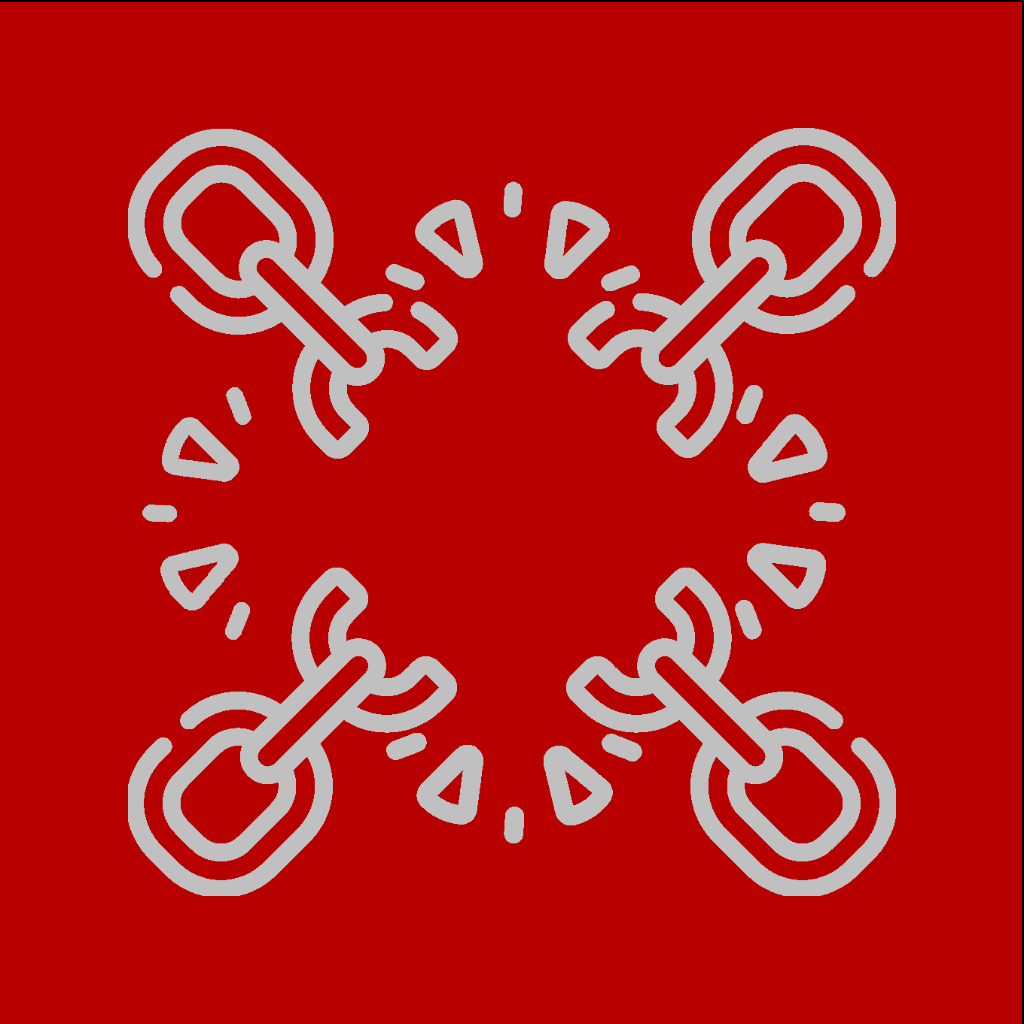
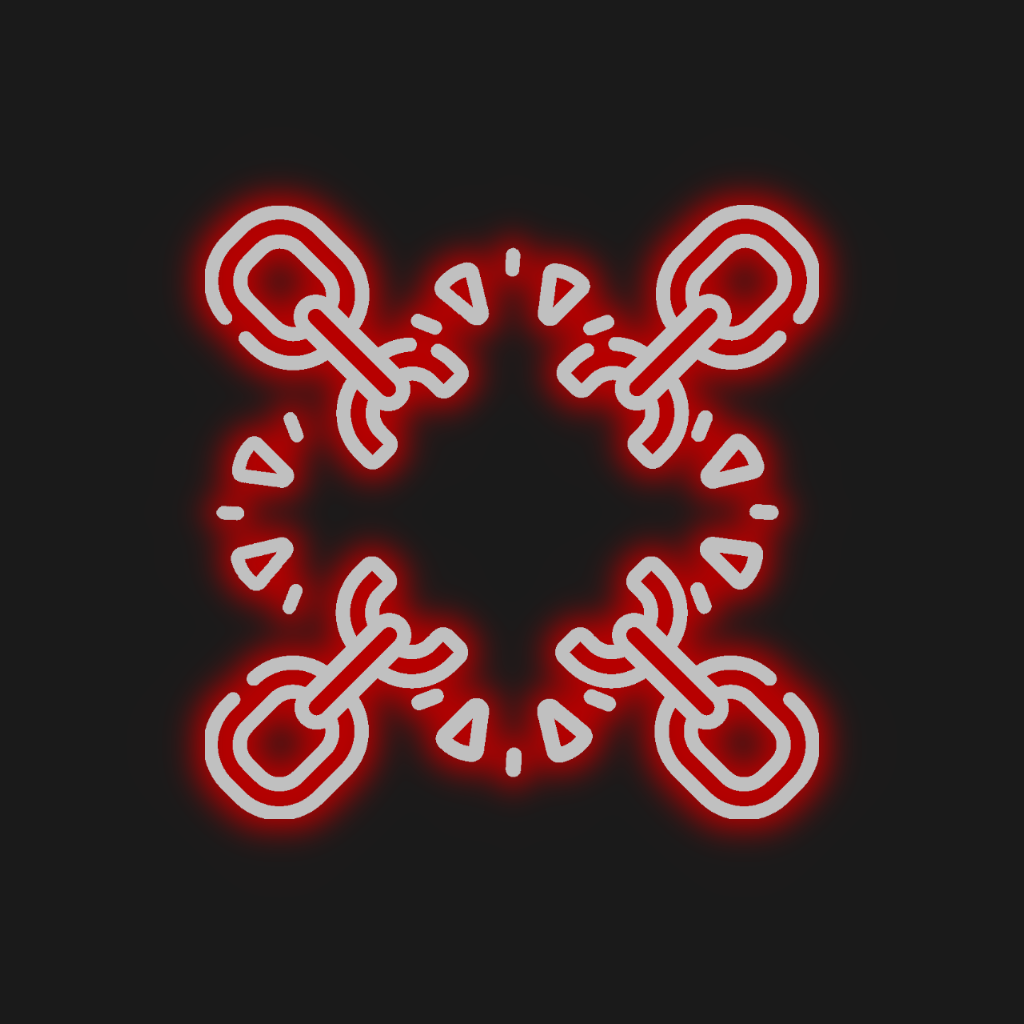
Layered file, before and after one edit (1024 × 1024). Changes by layer:
painted on "Герб" over [128, 128, 896, 896]
added layer "Свечение" above "Видимая часть" over [126, 127, 898, 898]
painted on "Видимая часть" over [0, 2, 1022, 1024]
hid "Фон" over [0, 0, 1024, 1024]
added layer "Фон #1" over [0, 0, 1024, 1024]
